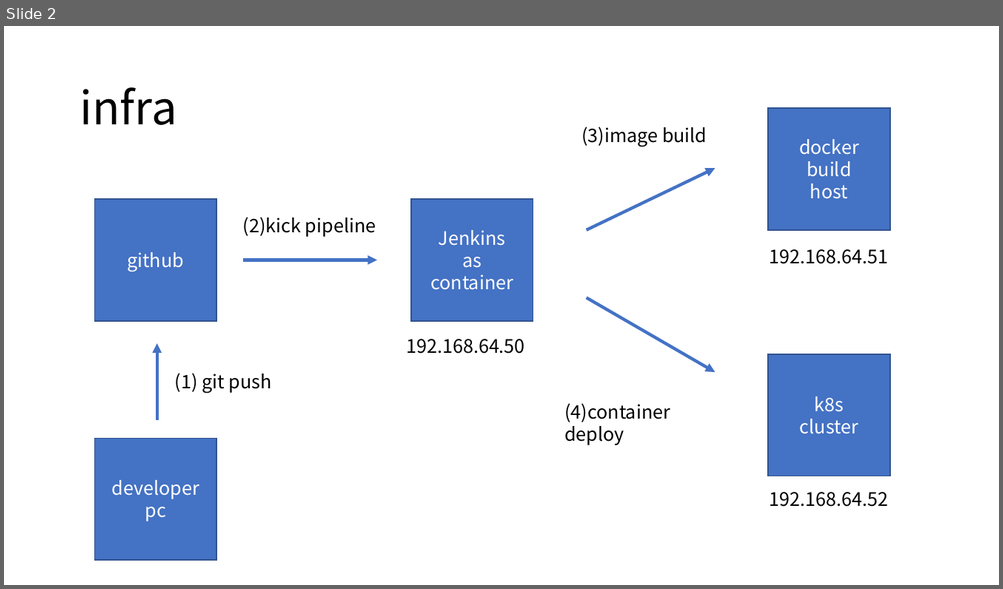
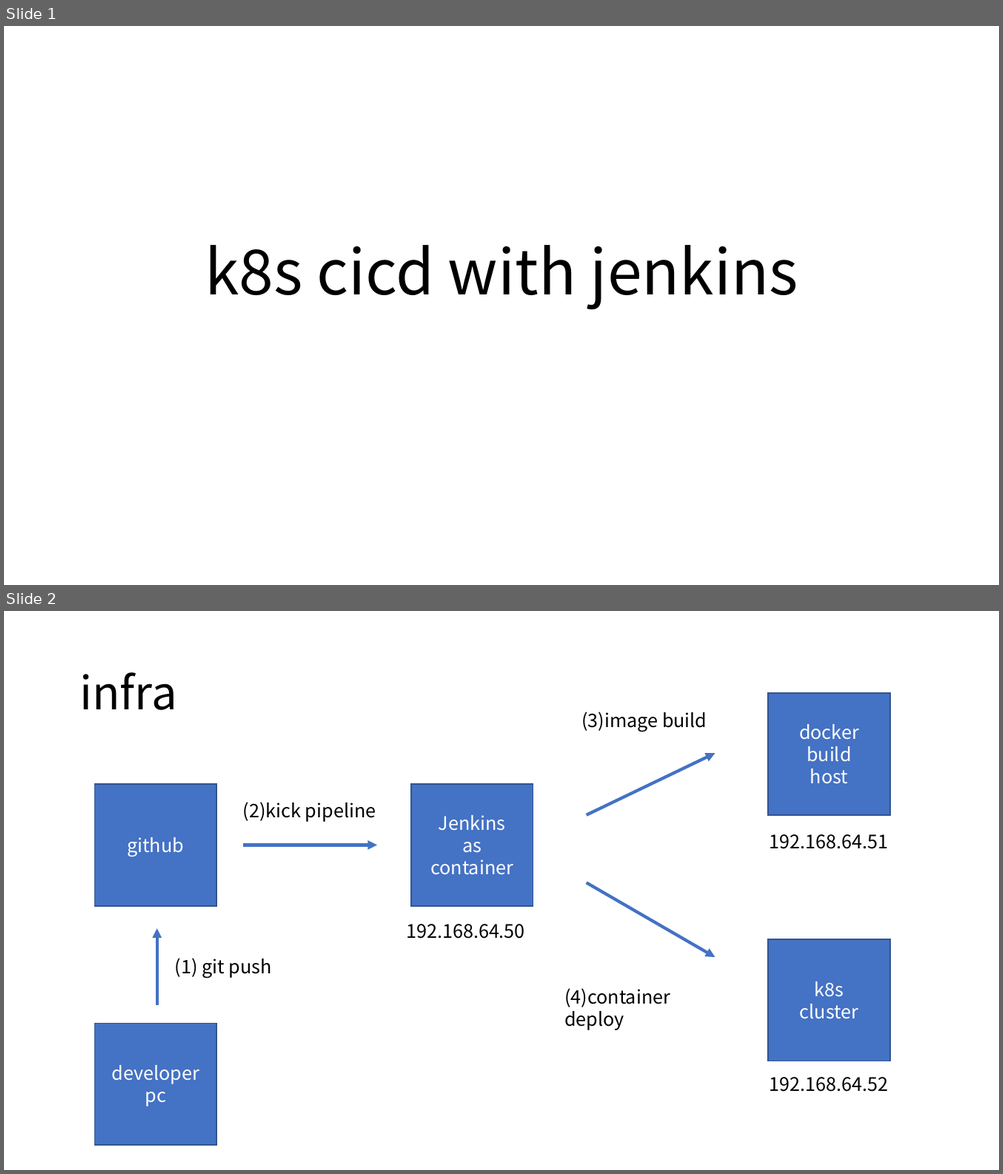
Before and after one commit to yuichi110/demo-cicd-k8s-jenkins, a slide deck: readme.pptx. Shown one above the other, each under a label of ours: slide 2 before the commit, slides 1 and 2 after it. The pictures are 1003x589 and 1003x1174 pixels, drawn with LibreOffice and Linux fonts; fonts in the diff are those of the drawing. Boxes give left, top, right and bottom in pixels: in the first picture for what was removed or moved away, otherwise in the second. Text is boxed around its words. In the diff, an @@ line names an element or a change of style, - is before the commit and + after.

```diff
--- a/readme.pptx
+++ b/readme.pptx
@@ slide 1 added at bbox=[4, 26, 999, 585], background #FFFFFF @@
@@ title added at bbox=[205, 245, 798, 310], 60 pt, text #000000 @@
+k8s cicd with jenkins
```
Also in this commit, not shown: 1 slide changed, 1 slide removed, 13 other files.
